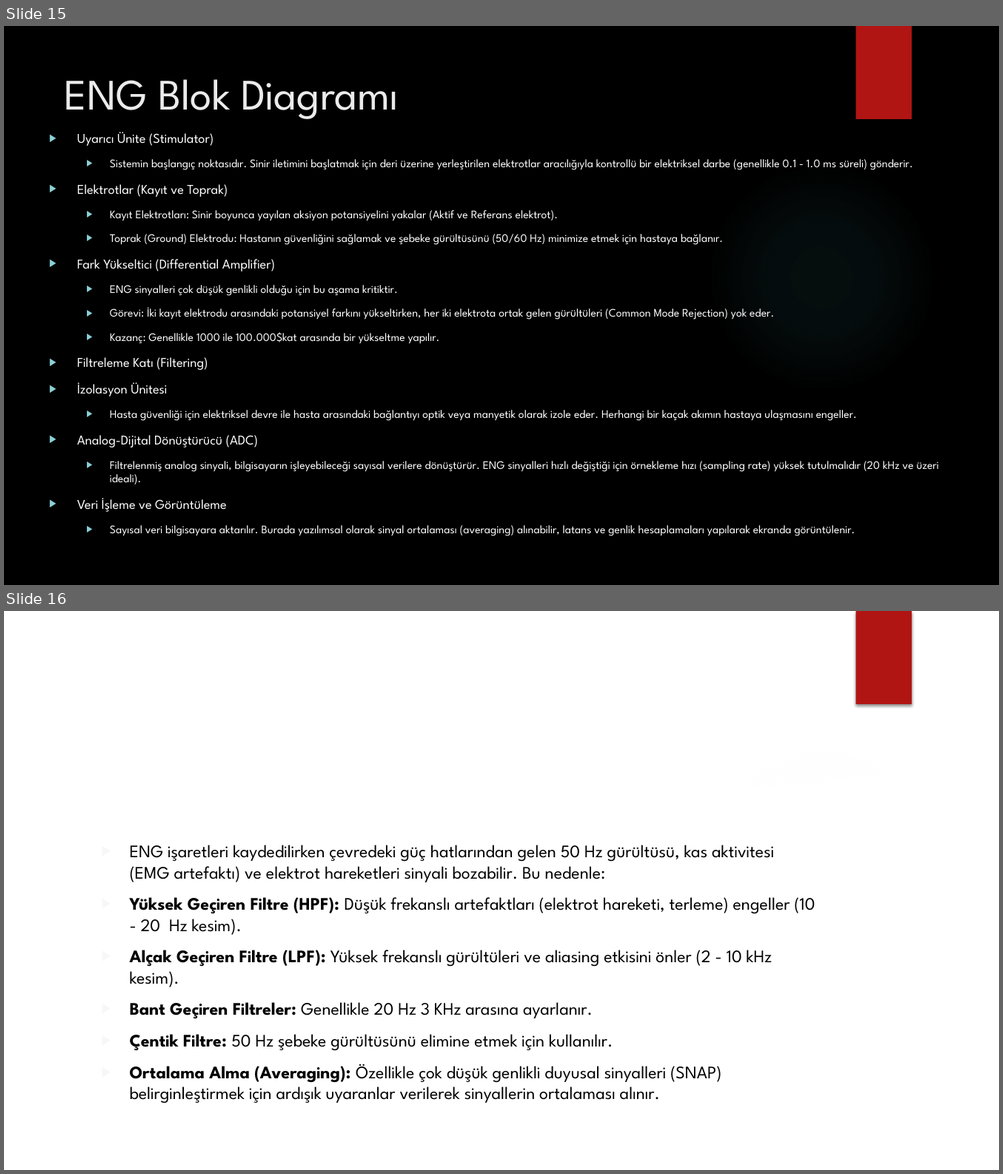
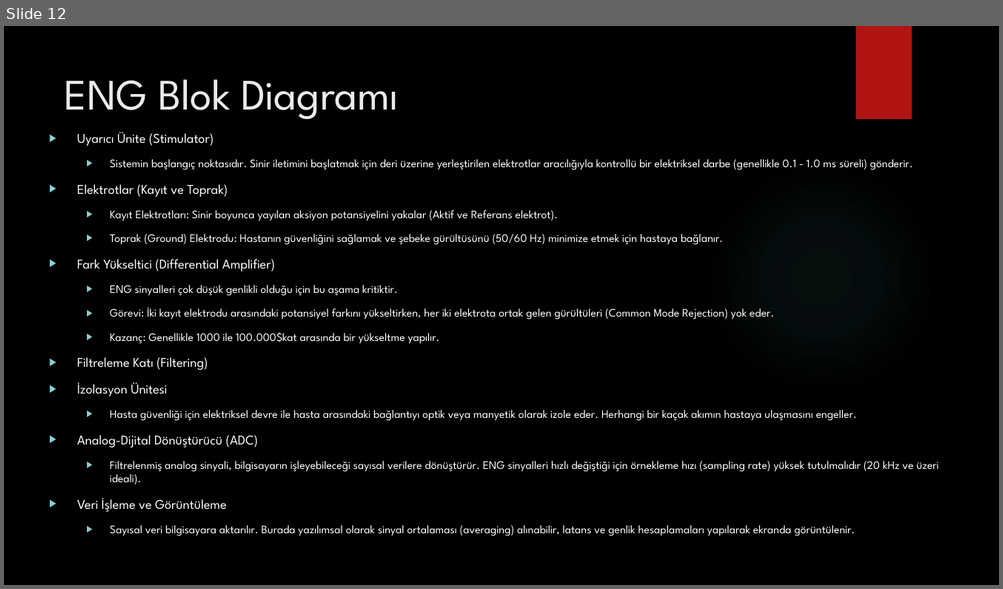
Before and after one commit to karakasmf/Medical-Electronic, a slide deck: elektronörogram.pptx. Shown one above the other, each under a label of ours: slides 15 and 16 before the commit, slide 12 after it. The pictures are 1003x1174 and 1003x589 pixels, drawn with LibreOffice and Linux fonts; fonts in the diff are those of the drawing; background and template pictures are left out. Boxes give left, top, right and bottom in pixels: in the first picture for what was removed or moved away, otherwise in the second. Text is boxed around its words. In the diff, an @@ line names an element or a change of style, - is before the commit and + after.

```diff
--- a/elektronörogram.pptx
+++ b/elektronörogram.pptx
@@ slide 16 removed at [4, 611, 999, 1170], background picture (left out) @@
@@ rectangle removed at [855, 611, 911, 704] @@
@@ title removed at [94, 648, 825, 763] @@
-Filtreleme
@@ freeform shape removed at [716, 730, 999, 797] @@
@@ freeform shape removed at [4, 755, 999, 1170] @@
@@ ellipse removed at [706, 748, 936, 977] @@
@@ text removed at [130, 845, 814, 1104] @@
-▶ ENG işaretleri kaydedilirken çevredeki güç hatlarından gelen 50 Hz gürültüsü, kas aktivitesi (EMG artefaktı) ve elektrot hareketleri sinyali bozabilir. Bu nedenle:
-▶ Yüksek Geçiren Filtre (HPF): Düşük frekanslı artefaktları (elektrot hareketi, terleme) engeller (10 - 20 Hz kesim).
-▶ Alçak Geçiren Filtre (LPF): Yüksek frekanslı gürültüleri ve aliasing etkisini önler (2 - 10 kHz kesim).
-▶ Bant Geçiren Filtreler: Genellikle 20 Hz 3 KHz arasına ayarlanır.
-▶ Çentik Filtre: 50 Hz şebeke gürültüsünü elimine etmek için kullanılır.
-▶ Ortalama Alma (Averaging): Özellikle çok düşük genlikli duyusal sinyalleri (SNAP) belirginleştirmek için ardışık uyaranlar verilerek sinyallerin ortalaması alınır.
@@ what was slide 15 is now slide 12 @@
```
Also in this commit, not shown: 14 slides added, 3 other slides removed, 1 other file.
